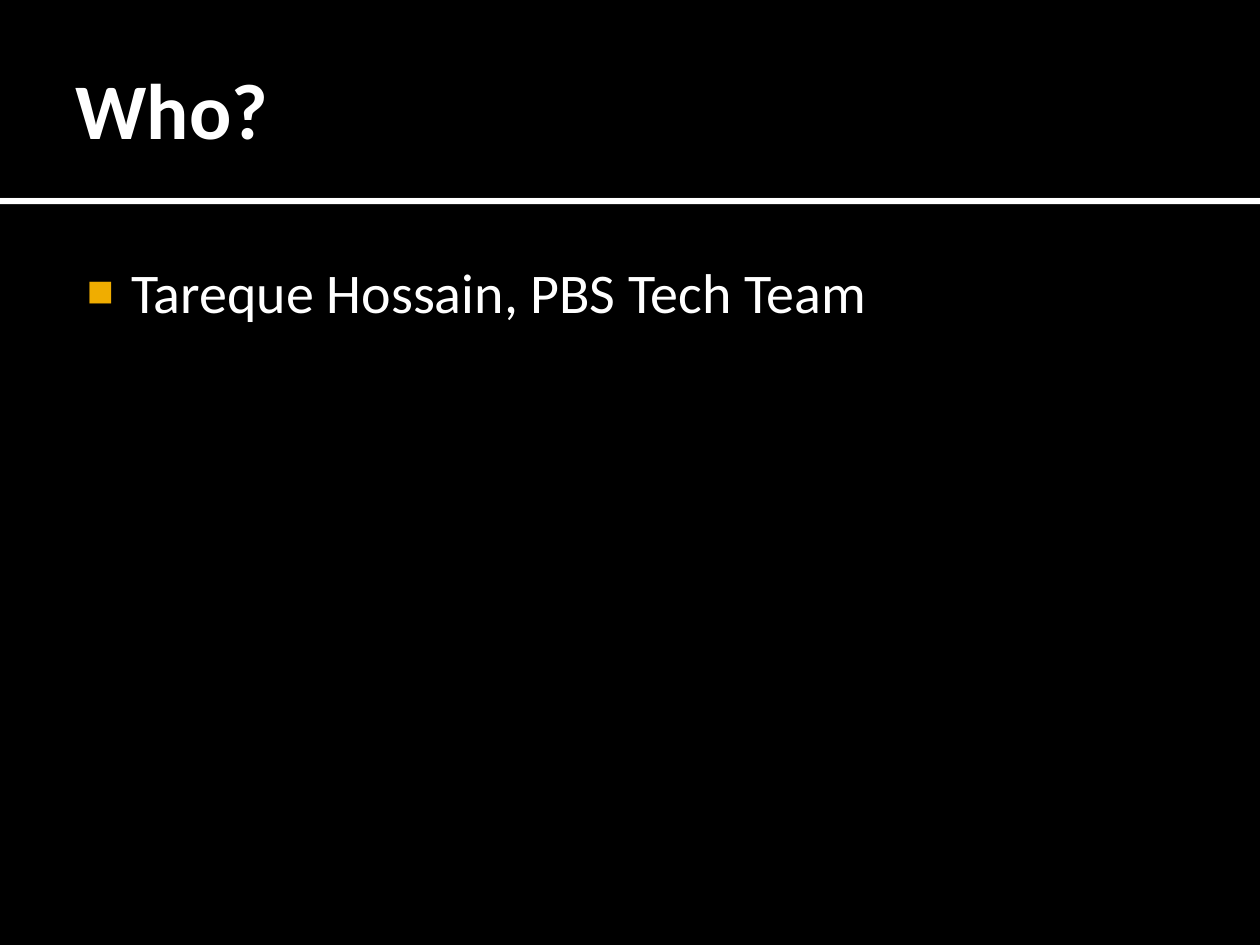
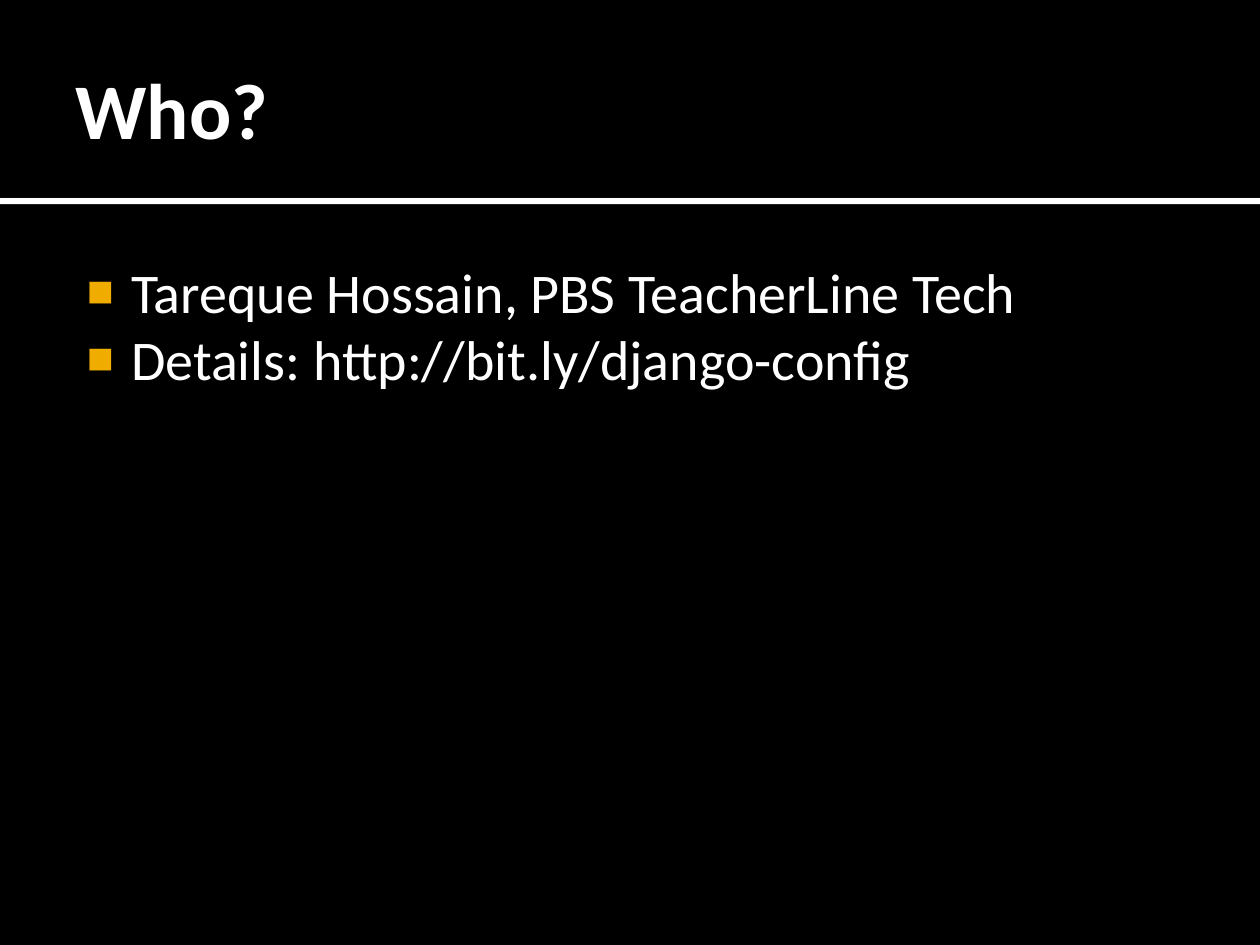
Before and after one commit to tarequeh/django-config, a slide deck: slide 11 of docs/Jockeying.pptx. Drawn at 1260x945 pixels with LibreOffice and Linux fonts; fonts in the diff are those of the drawing. Boxes give left, top, right and bottom in pixels: in the first picture for what was removed or moved away, otherwise in the second. Text is boxed around its words. In the diff, an @@ line names an element or a change of style, - is before the commit and + after.

```diff
--- a/docs/Jockeying.pptx
+++ b/docs/Jockeying.pptx
@@ text at [131, 274, 1015, 390]: text changed @@
-■ Tareque Hossain, PBS Tech Team
+■ Tareque Hossain, PBS TeacherLine Tech
+■ Details: http://bit.ly/django-config
```
Also in this commit, not shown: 6 other slides changed.
